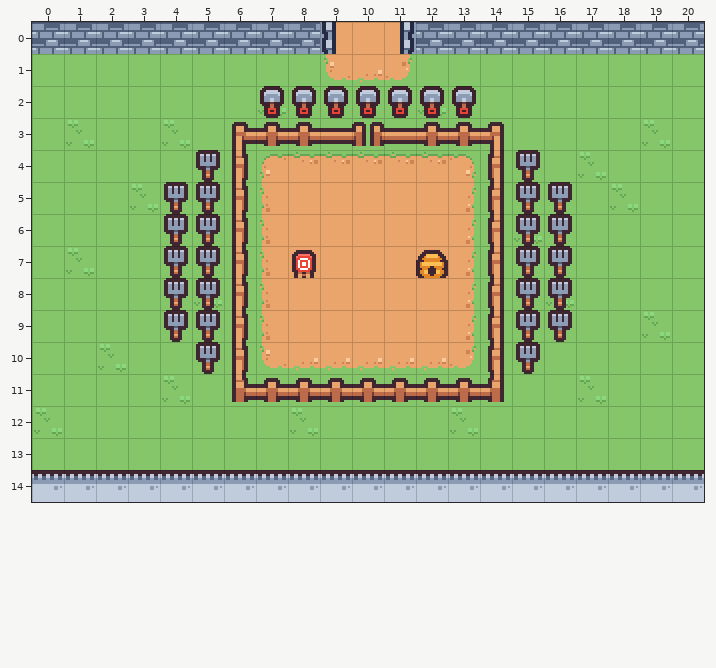
Tiled map: assets/tilemap.tmx. The picture above is the old version.
Cells are 32x32 px. Shown: x 0..20, y 0..14.
Now the later version:
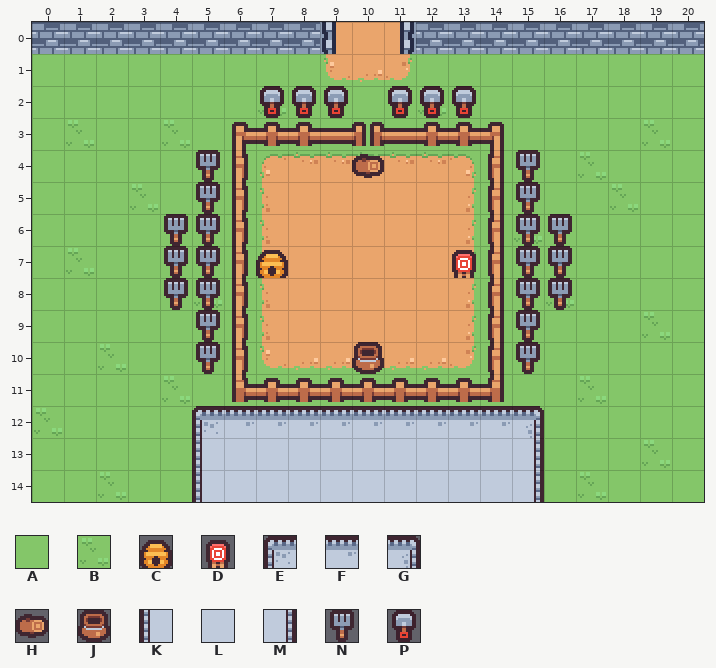
Key: from "tiles": A 0, B 1, C 94, D 95, E 96, F 97, G 98, H 106, J 107, K 108, L 109, M 110, N 116, P 128.
_ is an empty cell.
What changed:
Layer "ground":
Tile A gives way to one hidden under a higher layer in row 12 at x 7; in row 13 at x 11.
Tile B gives way to one hidden under a higher layer in row 12 at x 8.
There is now tile A in row 14 at x 0 to 1, 3 to 4, 16 and 18 to 20.
There is now tile B in row 14 at x 2 and 17.
The edit turns tile A into tile B in row 13 at x 19.
Layer "level":
There is now tile C in row 7 at x 7.
There is now tile D in row 7 at x 13.
There is now tile E in row 12 at x 5.
There is now tile F in row 12 at x 6 to 14.
There is now tile G in row 12 at x 15.
There is now tile H in row 4 at x 10.
There is now tile J in row 10 at x 10.
The edit turns tile F into tile K in row 14 at x 5.
There is now tile K in row 13 at x 5.
The edit turns tile F into tile L in row 14 at x 6 to 14.
There is now tile L in row 13 at x 6 to 14.
The edit turns tile F into tile M in row 14 at x 15.
There is now tile M in row 13 at x 15.
The edit erases tile C in row 7 at x 12.
The edit erases tile D in row 7 at x 8.
The edit erases tile F in row 14 at x 0 to 4 and 16 to 20.
The edit erases tile N in row 5 at x 4 and 16; in row 9 at x 4 and 16.
The edit erases tile P in row 2 at x 10.
